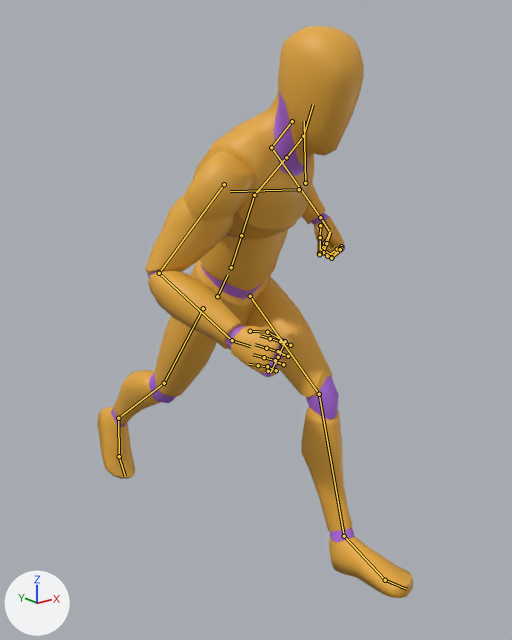
Two versions of the glTF model assets/character/mannequin.glb, one commit apart.
Rendered twice from a camera (50 mm lens) standing at (-1.246, -1.69, 1.531) and looking at (0.068, -0.048, 0.874). The lights are fixed; the arrows at lower left show +X, +Y and +Z. The picture after the commit comes second. Both versions are drawn at frame 14 of the action 'Sprint_Loop'; the numbers are the values there. The bones that change, and the others that lie on the model, are drawn over the model as lines.

Names of what the first picture shows: 'Mannequin'.
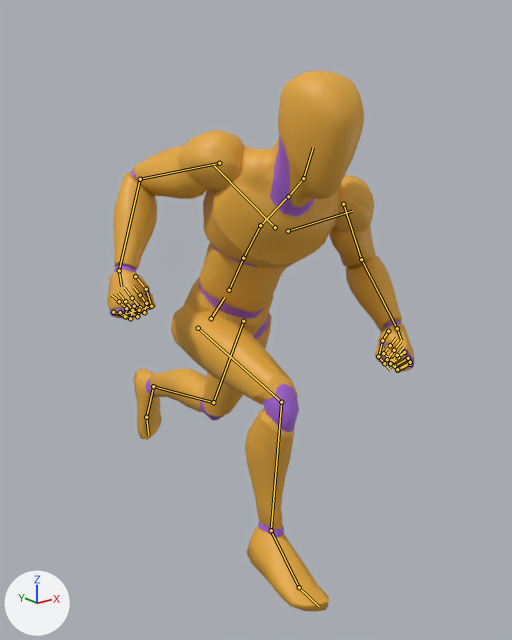
What changed in the scene script:
```text
Change bone_pelvis:
    where bone_pelvis = bpy.data.objects['Mannequin.001'].pose.bones['pelvis']  # child of 'root'
    bone_pelvis.location: (0.011, 0.009, -0.027) -> (-0.015, -0.057, -0.01)
    bone_pelvis.rotation_quaternion: (0.98, 0.197, 0.001, 0.027) -> (0.98, 0.197, -0.002, -0.038)  # degrees (23, 0, 3) -> degrees (23, 1, -4)
Change bone_spine_02:
    where bone_spine_02 = bpy.data.objects['Mannequin.001'].pose.bones['spine_02']  # child of 'spine_01'
    bone_spine_02.rotation_quaternion: (0.996, 0.065, 0.06, -0.005) -> (0.984, 0.159, -0.057, 0.06)  # degrees (7, 7, 0) -> degrees (18, -7, 6)
Change bone_spine_03:
    where bone_spine_03 = bpy.data.objects['Mannequin.001'].pose.bones['spine_03']  # child of 'spine_02'
    bone_spine_03.rotation_quaternion: (0.964, 0.19, 0.18, 0.04) -> (0.972, 0.151, -0.177, -0.01)  # degrees (24, 19, 9) -> degrees (18, -20, -4)
Change bone_clavicle_l:
    where bone_clavicle_l = bpy.data.objects['Mannequin.001'].pose.bones['clavicle_l']  # child of 'spine_03'
    bone_clavicle_l.rotation_quaternion: (1.0, 0.0, 0.0, 0.028) -> (1.0, 0.0, 0.0, 0.0)  # degrees (0, 0, 3) -> degrees (0, 0, 0)
Change bone_upperarm_l:
    where bone_upperarm_l = bpy.data.objects['Mannequin.001'].pose.bones['upperarm_l']  # child of 'clavicle_l'
    bone_upperarm_l.rotation_quaternion: (0.873, 0.013, 0.0, -0.487) -> (0.913, 0.095, 0.0, -0.398)  # degrees (1, 1, -58) -> degrees (10, 4, -47)
Change bone_lowerarm_l:
    where bone_lowerarm_l = bpy.data.objects['Mannequin.001'].pose.bones['lowerarm_l']  # child of 'upperarm_l'
    bone_lowerarm_l.rotation_quaternion: (0.722, 0.682, 0.105, -0.041) -> (0.705, 0.666, -0.136, 0.205)  # degrees (87, 12, 5) -> degrees (85, -28, 7)
Change bone_clavicle_r:
    where bone_clavicle_r = bpy.data.objects['Mannequin.001'].pose.bones['clavicle_r']  # child of 'spine_03'
    bone_clavicle_r.rotation_quaternion: (1.0, 0.0, 0.0, -0.013) -> (0.999, 0.0, 0.0, -0.044)  # degrees (0, 0, -1) -> degrees (0, 0, -5)
Change bone_upperarm_r:
    where bone_upperarm_r = bpy.data.objects['Mannequin.001'].pose.bones['upperarm_r']  # child of 'clavicle_r'
    bone_upperarm_r.rotation_quaternion: (0.908, 0.092, 0.0, 0.407) -> (0.882, -0.022, 0.0, 0.471)  # degrees (10, -4, 48) -> degrees (-2, 1, 56)
Change bone_lowerarm_r:
    where bone_lowerarm_r = bpy.data.objects['Mannequin.001'].pose.bones['lowerarm_r']  # child of 'upperarm_r'
    bone_lowerarm_r.rotation_quaternion: (0.687, 0.676, 0.214, -0.157) -> (0.733, 0.676, -0.012, 0.076)  # degrees (90, 30, 5) -> degrees (85, -7, 6)
Change bone_neck_01:
    where bone_neck_01 = bpy.data.objects['Mannequin.001'].pose.bones['neck_01']  # child of 'spine_03'
    bone_neck_01.rotation_quaternion: (0.984, -0.126, -0.126, -0.003) -> (0.981, -0.156, 0.115, -0.022)  # degrees (-15, -14, 1) -> degrees (-19, 13, -5)
Change bone_head:
    where bone_head = bpy.data.objects['Mannequin.001'].pose.bones['Head']  # child of 'neck_01'
    bone_head.rotation_quaternion: (0.982, -0.142, -0.123, -0.025) -> (0.978, -0.173, 0.117, -0.002)  # degrees (-16, -14, -1) -> degrees (-20, 13, -3)
Change bone_thigh_l:
    where bone_thigh_l = bpy.data.objects['Mannequin.001'].pose.bones['thigh_l']  # child of 'pelvis'
    bone_thigh_l.rotation_quaternion: (0.768, -0.638, 0.0, 0.02) -> (0.998, 0.045, -0.007, -0.052)  # degrees (-79, 1, 2) -> degrees (5, 0, -6)
Change bone_calf_l:
    where bone_calf_l = bpy.data.objects['Mannequin.001'].pose.bones['calf_l']  # child of 'thigh_l'
    bone_calf_l.rotation_quaternion: (0.948, 0.3, -0.005, 0.002) -> (0.916, 0.4, 0.0, 0.0)  # degrees (35, -1, 0) -> degrees (47, 0, 0)
Change bone_foot_l:
    where bone_foot_l = bpy.data.objects['Mannequin.001'].pose.bones['foot_l']  # child of 'calf_l'
    bone_foot_l.rotation_quaternion: (0.997, 0.075, 0.016, -0.004) -> (0.998, 0.069, 0.003, 0.016)  # degrees (9, 2, 0) -> degrees (8, 0, 2)
Change bone_thigh_r:
    where bone_thigh_r = bpy.data.objects['Mannequin.001'].pose.bones['thigh_r']  # child of 'pelvis'
    bone_thigh_r.rotation_quaternion: (0.992, 0.122, 0.0, 0.032) -> (0.661, -0.749, 0.031, -0.035)  # degrees (14, 0, 4) -> degrees (-97, -1, -5)
Change bone_calf_r:
    where bone_calf_r = bpy.data.objects['Mannequin.001'].pose.bones['calf_r']  # child of 'thigh_r'
    bone_calf_r.rotation_quaternion: (0.985, 0.103, -0.003, 0.001) -> (0.786, 0.618, 0.0, 0.0)  # degrees (12, 0, 0) -> degrees (76, 0, 0)
Change bone_foot_r:
    where bone_foot_r = bpy.data.objects['Mannequin.001'].pose.bones['foot_r']  # child of 'calf_r'
    bone_foot_r.rotation_quaternion: (0.99, 0.133, 0.008, -0.001) -> (0.99, 0.098, -0.102, 0.002)  # degrees (15, 1, 0) -> degrees (11, -12, -1)
Change bone_ball_r:
    where bone_ball_r = bpy.data.objects['Mannequin.001'].pose.bones['ball_r']  # child of 'foot_r'
    bone_ball_r.rotation_quaternion: (0.998, 0.045, 0.0, 0.0) -> (1.0, 0.0, 0.0, 0.0)  # degrees (5, 0, 0) -> degrees (0, 0, 0)
```

Pixel boxes [x1, y1, x2, y2] of what changed, in the pictures (512 x 640 px):
'Mannequin', posed
    before: [97, 26, 413, 598]
    after: [107, 71, 415, 612]
bone 'pelvis', root to tip
    before: (217, 296) to (227, 275)
    after: (211, 318) to (224, 297)
bone 'spine_02', root to tip
    before: (241, 235) to (254, 195)
    after: (243, 258) to (260, 225)
bone 'spine_03', root to tip
    before: (254, 195) to (284, 159)
    after: (260, 225) to (286, 198)
bone 'clavicle_l', root to tip
    before: (305, 183) to (304, 121)
    after: (288, 231) to (352, 211)
bone 'upperarm_l', root to tip
    before: (292, 121) to (271, 147)
    after: (343, 204) to (361, 259)
bone 'lowerarm_l', root to tip
    before: (271, 147) to (320, 217)
    after: (361, 259) to (397, 328)
bone 'clavicle_r', root to tip
    before: (299, 189) to (230, 191)
    after: (275, 227) to (214, 165)
bone 'upperarm_r', root to tip
    before: (224, 184) to (159, 273)
    after: (219, 163) to (140, 179)
bone 'lowerarm_r', root to tip
    before: (159, 273) to (232, 340)
    after: (140, 179) to (119, 270)
bone 'neck_01', root to tip
    before: (286, 157) to (303, 136)
    after: (288, 196) to (303, 178)
bone 'Head', root to tip
    before: (303, 136) to (313, 104)
    after: (303, 178) to (313, 147)
bone 'thigh_l', root to tip
    before: (250, 296) to (319, 394)
    after: (243, 321) to (213, 402)
bone 'calf_l', root to tip
    before: (319, 394) to (344, 536)
    after: (213, 402) to (153, 386)
bone 'foot_l', root to tip
    before: (344, 536) to (385, 580)
    after: (153, 386) to (146, 417)
bone 'thigh_r', root to tip
    before: (203, 308) to (164, 383)
    after: (198, 328) to (281, 402)
bone 'calf_r', root to tip
    before: (164, 383) to (118, 418)
    after: (281, 402) to (271, 530)
bone 'foot_r', root to tip
    before: (118, 418) to (119, 456)
    after: (271, 530) to (299, 587)
bone 'ball_r', root to tip
    before: (119, 456) to (125, 476)
    after: (299, 587) to (319, 606)
